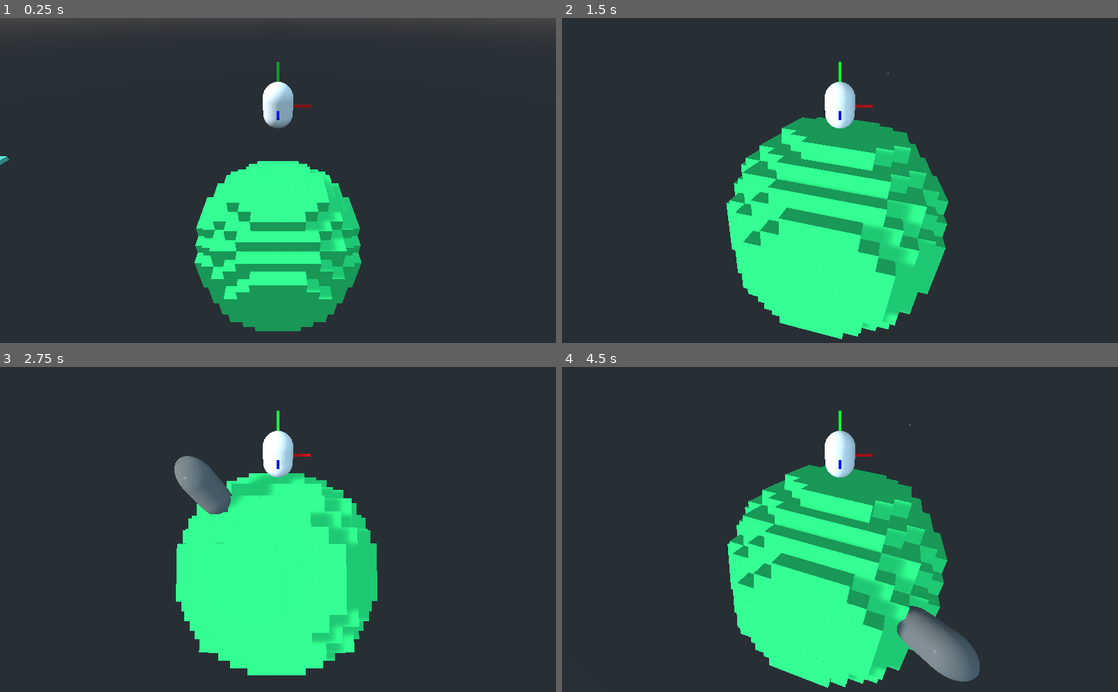
Above: before the commit, frames 1-4 (two rows, left to right).
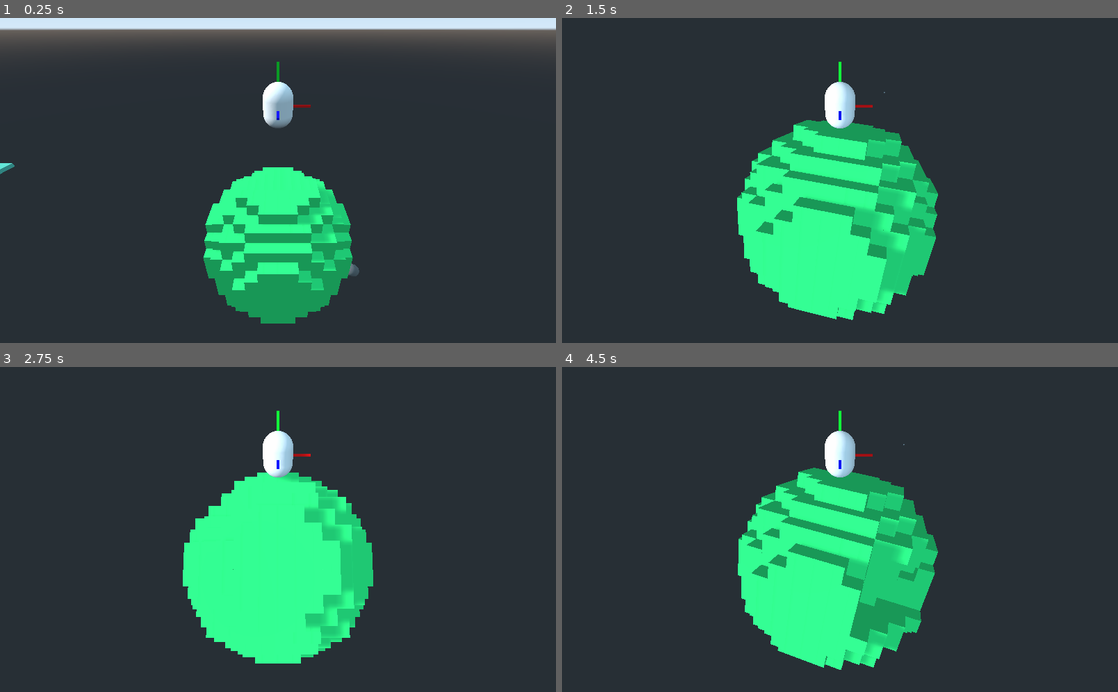
Above: after the commit, the same moments.

Repository: kevinms/godot-wild-jam-23
Game: Godot game, scene res://Game.tscn
The game is run twice, just before and just after one commit, with the same random seed, the same clock (stepped at 60 frames per second) and the same inputs.
Inputs (mouse positions are in pixels of both pictures, inside the frame that each line leads up to):
- Up to frame 1 (0.25 s): no input
- Up to frame 2 (1.5 s): tap Enter (enter) at 0.5, 0.6 s; move the mouse to (867, 180) at 0.52 s; hold W (forward) from 0.53 s (still down); tap Space (jump) at 0.77 s; move the mouse to (812, 180) at 1.27 s; click (812, 180) at 1.35 s
- Up to frame 3 (2.75 s): keep holding W (forward); tap Space (jump) at 1.52 s; move the mouse to (289, 523) at 2.02 s; tap Enter (enter) at 2.1 s
- Up to frame 4 (4.5 s): keep holding W (forward); move the mouse to (834, 536) at 2.77 s; click (834, 536) at 2.85 s; tap Space (jump) at 3.02, 3.77 s; move the mouse to (878, 532) at 3.52 s; tap Enter (enter) at 3.6 s; move the mouse to (795, 526) at 4.27 s; click (795, 526) at 4.35 s

The runs differ from the first frame. In frame 1, 15% of the frame differs, in the area x 0-100%, y 0-97%; in frame 2, 10%; in frame 3, 5.6%; in frame 4, 12%.

Commit message:
Missile impact and voxel destructin basics working!!

Diff:
--- a/Game.gd
+++ b/Game.gd
@@ -32,6 +32,7 @@
 
 	fire_missile()
 	next_fire = rand_range(0, 3)
+	sec_elapsed = 0
 
 onready var missile_scene = load("res://Missile.tscn")
 
@@ -48,6 +49,8 @@
 	missile.velocity = ($Planet.global_transform.origin - launch_origin).normalized() * speed
 	add_child(missile)
 
+	missile.connect("missile_impact", $Planet, "_on_Emitter_missile_impact")
+
 
 func random_point_on_sphere(radius: float):
 	# I don't think this is a uniform distribution on the sphere,
--- a/Game.tscn
+++ b/Game.tscn
@@ -55,7 +55,7 @@
 script = ExtResource( 1 )
 
 [node name="Player" parent="." instance=ExtResource( 2 )]
-transform = Transform( 1, 0, 0, 0, 1, 0, 0, 0, 1, 0, 18.8625, 0 )
+transform = Transform( 1, 0, 0, 0, 1, 0, 0, 0, 1, 0, 18.8625, 1.39177 )
 
 [node name="Camera" type="Camera" parent="Player"]
 transform = Transform( 1, 0, 0, 0, 0.792652, 0.609675, 0, -0.609675, 0.792652, 0, 5.47584, 15.2147 )
--- a/Missile.gd
+++ b/Missile.gd
@@ -2,11 +2,23 @@
 
 var velocity: Vector3
 var target: Spatial
+var blast_radius: float
 
 func _ready():
-	pass # Replace with function body.
+	blast_radius = 1.0
+
+signal missile_impact(impact_site, blast_radius)
+
+func emit_missile_impact_signal(impact_site, blast_radius):
+	emit_signal("missile_impact", impact_site, blast_radius)
 
 func _physics_process(delta):
 	look_at(target.global_transform.origin, global_transform.basis.y)
 
-	move_and_slide(velocity)
+	velocity = move_and_slide(velocity)
+
+	for i in get_slide_count():
+		print("Missile collided!")
+		var collision = get_slide_collision(i)
+		emit_missile_impact_signal(collision.position, blast_radius)
+		print(collision.collider.name)
--- a/Spatial.gd
+++ b/Spatial.gd
@@ -5,10 +5,19 @@
 
 # Called when the node enters the scene tree for the first time.
 func _ready():
+	generate_world()
+
+	# Connect to missile_impact signal
+	#get_node("Emitter").connect("missile_impact", self, "_on_Emitter_missile_impact")
+
+var matrix = []
+
+func generate_world():
 	for x in range(-radius, radius):
+		matrix.append([])
 		for y in range(-radius, radius):
+			matrix[x+7].append([])
 			for z in range(-radius, radius):
-
 				var dist = sqrt( pow(x, 2) + pow(y, 2) + pow(z, 2) )
 
 				if dist < radius:
@@ -17,3 +26,30 @@
 					var pos = Vector3(x, y, z)
 					voxel.translate(pos)
 					add_child(voxel)
+					voxel.connect("missile_impact", self, "_on_Emitter_missile_impact")
+					matrix[x+7][y+7].append(voxel)
+
+func _on_Emitter_missile_impact(impact_site, blast_radius):
+	print("impact_site ", impact_site, " blast_raduis ", blast_radius)
+
+	var space_state = get_world().direct_space_state
+
+	# Create the intersection shape
+	var sphere = SphereShape.new()
+	sphere.radius = 2.0
+
+	# Configure the query parameters
+	var query = PhysicsShapeQueryParameters.new()
+	query.set_shape(sphere)
+	#query.set_transform(get_transform())
+
+	query.transform = Transform(Basis.IDENTITY, impact_site)
+
+	var max_results = 32
+	var results = space_state.intersect_shape(query, max_results)
+
+	for result in results:
+		var collider = result["collider"]
+		collider.queue_free()
+#
+#	print("hi")
--- a/Voxel.tscn
+++ b/Voxel.tscn
@@ -10,8 +10,10 @@
 [node name="StaticBody" type="StaticBody"]
 
 [node name="Voxel" type="MeshInstance" parent="."]
+transform = Transform( 0.5, 0, 0, 0, 0.5, 0, 0, 0, 0.5, 0, 0, 0 )
 mesh = SubResource( 1 )
 material/0 = SubResource( 2 )
 
 [node name="CollisionShape" type="CollisionShape" parent="."]
+transform = Transform( 0.5, 0, 0, 0, 0.5, 0, 0, 0, 0.5, 0, 0, 0 )
 shape = SubResource( 3 )
